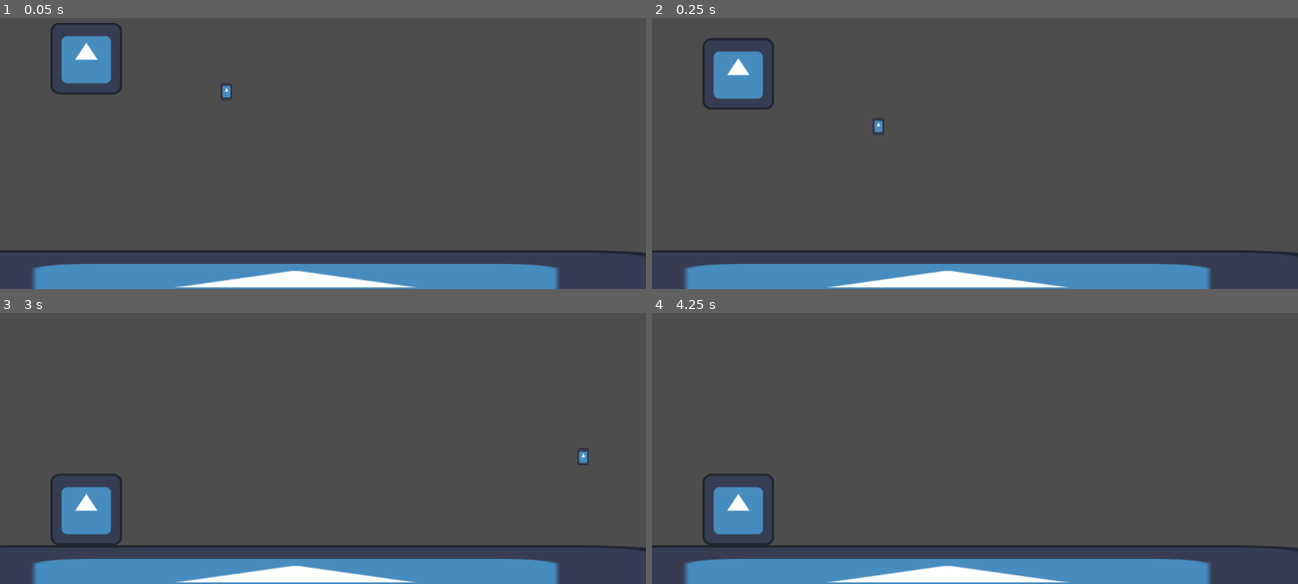
Above: before the commit, frames 1-4 (two rows, left to right).
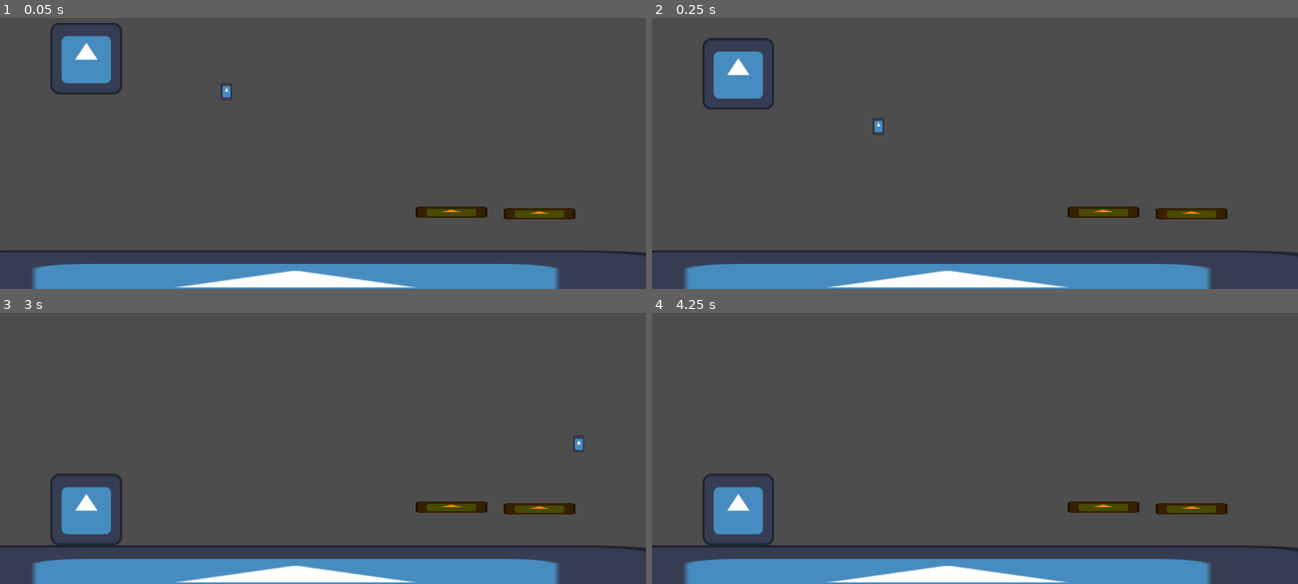
Above: after the commit, the same moments.

Repository: jacob-w-bonner/GGJ-2026
Game: Godot game, scene res://Scenes/player_controller_gym.tscn
The game is run twice, just before and just after one commit, with the same random seed, the same clock (stepped at 60 frames per second) and the same inputs. This scene is started directly instead of the project's main scene. The engine's default icon, where the game draws it, is replaced by a stand-in: a white triangle on a blue panel in a dark square.
Inputs:
- Up to frame 1 (0.05 s): no input
- Up to frame 2 (0.25 s): no input
- Up to frame 3 (3 s): hold D (move_right) 0.53-1.28 s; hold S (move_down) 1.28-2.03 s; tap Enter at 2 s; hold D (move_right) 2.03-2.78 s; hold W (move_up) from 2.78 s (still down)
- Up to frame 4 (4.25 s): release W (move_up) at 3.53 s; hold A (move_left) from 3.53 s (still down)

The runs differ from the first frame. In frame 1, 0.9% of the frame differs, in the area x 64-90%, y 69-75%; in frame 2, 0.9%; in frame 3, 1.1%, in the area x 64-92%, y 45-75%; in frame 4, 0.9%.

Commit message:
implemented drop down platform that the player can drop down from and fly up through

Diff:
--- /dev/null
+++ b/ggj-2026/Scenes/drop_down_platform.tscn
@@ -0,0 +1,21 @@
+[gd_scene format=3 uid="uid://d04vgeejpx83f"]
+
+[ext_resource type="Texture2D" uid="uid://bycdlvhpt3vg" path="res://icon.svg" id="1_msqaa"]
+
+[sub_resource type="SegmentShape2D" id="SegmentShape2D_fb21i"]
+a = Vector2(-63, -9)
+b = Vector2(61, -9)
+
+[node name="DropDownPlatform" type="StaticBody2D" unique_id=426801064]
+collision_layer = 2
+
+[node name="CollisionShape2D" type="CollisionShape2D" parent="." unique_id=1307521127]
+position = Vector2(1, 0)
+shape = SubResource("SegmentShape2D_fb21i")
+one_way_collision = true
+one_way_collision_margin = 0.0
+
+[node name="Sprite2D" type="Sprite2D" parent="." unique_id=981002031]
+modulate = Color(1, 0.5294118, 0, 1)
+scale = Vector2(1, 0.16000003)
+texture = ExtResource("1_msqaa")
--- a/ggj-2026/Scenes/player_controller.tscn
+++ b/ggj-2026/Scenes/player_controller.tscn
@@ -12,8 +12,11 @@
 size = Vector2(20, 30)
 
 [node name="player_controller" type="RigidBody2D" unique_id=193364027]
+disable_mode = 2
+collision_layer = 3
 physics_material_override = SubResource("PhysicsMaterial_cvnsp")
 gravity_scale = 0.0
+can_sleep = false
 lock_rotation = true
 script = ExtResource("1_5ur5x")
 gravity = 2500
@@ -34,10 +37,12 @@
 [node name="Right-RayCast2D" type="RayCast2D" parent="." unique_id=1905430893]
 position = Vector2(10, -15)
 target_position = Vector2(0, 38)
+collision_mask = 3
 
 [node name="Left-RayCast2D" type="RayCast2D" parent="." unique_id=1103071425]
 position = Vector2(-10, -15)
 target_position = Vector2(0, 38)
+collision_mask = 3
 
 [node name="AudioStreamPlayer2D" type="AudioStreamPlayer2D" parent="." unique_id=1432901843 node_paths=PackedStringArray("playerNode")]
 stream = ExtResource("3_bnokr")
--- a/ggj-2026/Scenes/player_controller_gym.tscn
+++ b/ggj-2026/Scenes/player_controller_gym.tscn
@@ -1,6 +1,7 @@
 [gd_scene format=3 uid="uid://bk4aof4mh3bsd"]
 
 [ext_resource type="PackedScene" uid="uid://di36n4rohkn8m" path="res://Scenes/player_controller.tscn" id="1_fb21i"]
+[ext_resource type="PackedScene" uid="uid://d04vgeejpx83f" path="res://Scenes/drop_down_platform.tscn" id="2_4ms67"]
 [ext_resource type="Texture2D" uid="uid://bycdlvhpt3vg" path="res://icon.svg" id="2_vvrti"]
 
 [sub_resource type="RectangleShape2D" id="RectangleShape2D_r3mym"]
@@ -13,10 +14,9 @@
 
 [node name="player_controller" parent="." unique_id=193364027 instance=ExtResource("1_fb21i")]
 position = Vector2(404, 295)
-groundMovementForce = 800
-groundDragForce = 1600
-downwardAirMovementForce = 1500
-coyotetime = 0.33
+
+[node name="DropDownPlatform" parent="." unique_id=426801064 instance=ExtResource("2_4ms67")]
+position = Vector2(805, 511)
 
 [node name="StaticBody2D" type="StaticBody2D" parent="." unique_id=1986248079]
 position = Vector2(527, 643)
@@ -36,3 +36,6 @@
 
 [node name="CollisionShape2D" type="CollisionShape2D" parent="RigidBody2D" unique_id=214252193]
 shape = SubResource("RectangleShape2D_rxhil")
+
+[node name="DropDownPlatform2" parent="." unique_id=52317613 instance=ExtResource("2_4ms67")]
+position = Vector2(962, 514)
--- a/ggj-2026/Scripts/player/player_movement_controller.gd
+++ b/ggj-2026/Scripts/player/player_movement_controller.gd
@@ -14,6 +14,7 @@
 
 @onready var right_ray_cast: RayCast2D = $"Right-RayCast2D"
 @onready var left_ray_cast: RayCast2D = $"Left-RayCast2D"
+@onready var collision_shape: CollisionShape2D = $CollisionShape2D
 
 var inputVector:Vector2
 var grounded = false
@@ -33,6 +34,9 @@
 	if Input.is_action_pressed("move_up"):
 		inputVector.y -= 1
 	inputVector = inputVector.normalized()
+
+	var dropDown:bool = (inputVector.y != 1)
+	self.set_collision_mask_value(2, dropDown)
 
 
 func _integrate_forces(state: PhysicsDirectBodyState2D):
--- a/ggj-2026/project.godot
+++ b/ggj-2026/project.godot
@@ -59,6 +59,10 @@
 ]
 }
 
+[layer_names]
+
+2d_physics/layer_2="DropPlatforms"
+
 [physics]
 
 3d/physics_engine="Jolt Physics"
